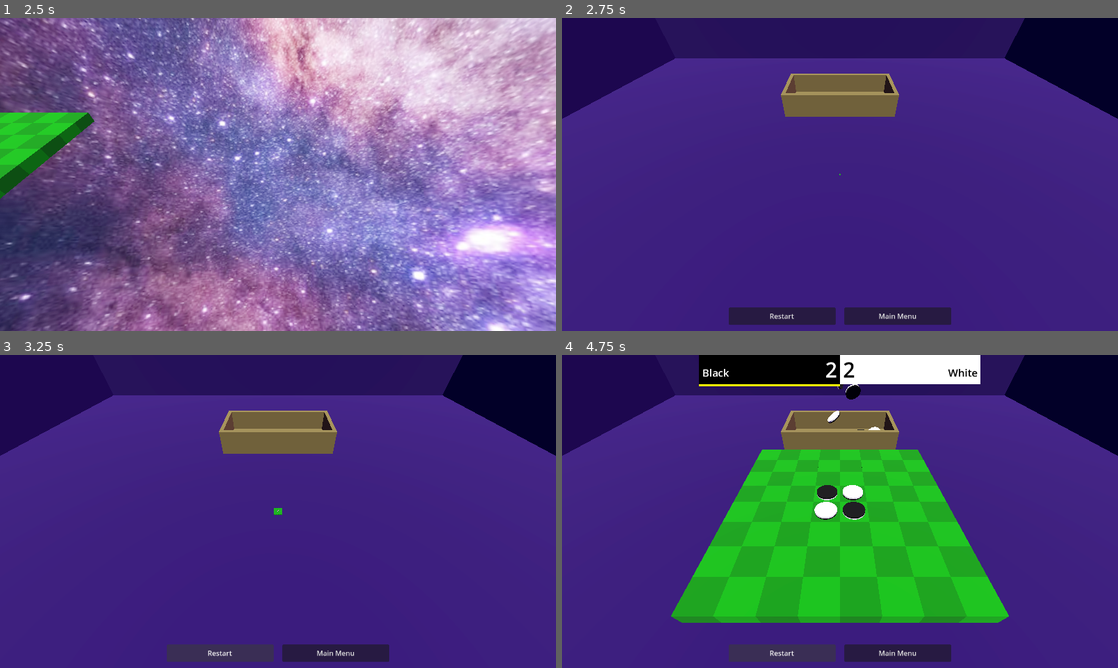
Above: before the commit, frames 1-4 (two rows, left to right).
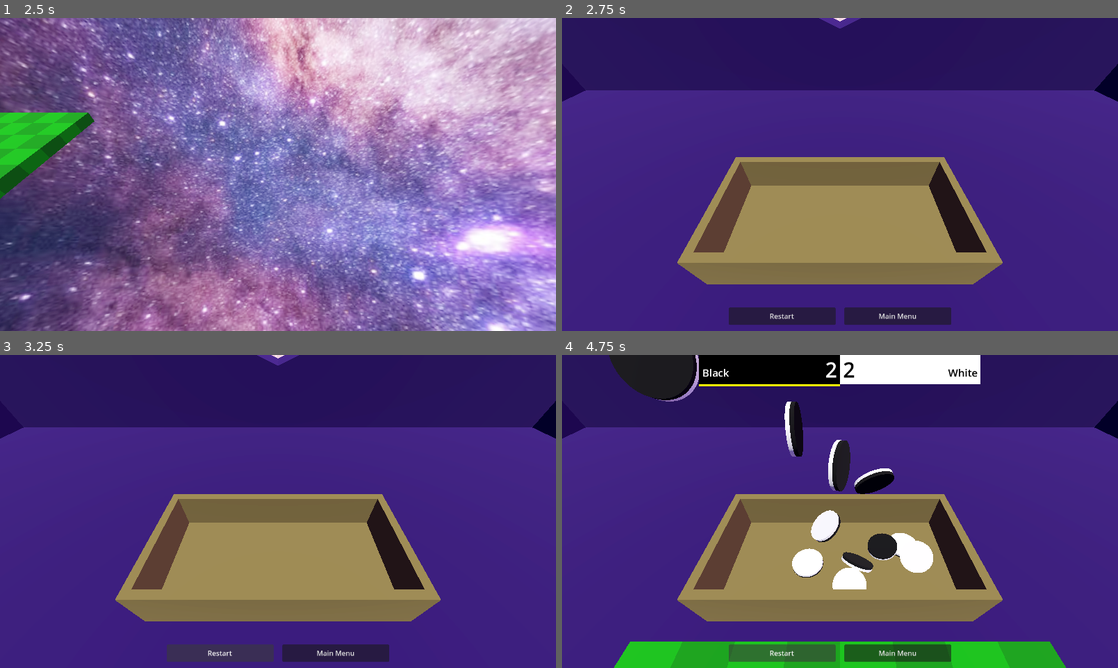
Above: after the commit, the same moments.

Repository: phrasmotica/othello
Game: Godot game, scene res://scenes/3d/main_menu_3d.tscn
The game is run twice, just before and just after one commit, with the same random seed, the same clock (stepped at 60 frames per second) and the same inputs.
Inputs (mouse positions are in pixels of both pictures, inside the frame that each line leads up to):
- Up to frame 1 (2.5 s): move the mouse to (400, 158) at 0.52 s; click (400, 158) at 0.67 s; click "Start Game" at 1.25 s; move the mouse to (166, 190) at 2.02 s; click (166, 190) at 2.17 s
- Up to frame 2 (2.75 s): no input
- Up to frame 3 (3.25 s): click "Restart" at 2.75 s
- Up to frame 4 (4.75 s): click "Restart" at 3.5 s; click "Restart" at 4.25 s

Frame 1 is identical in both runs. In frame 2, 33% of the frame differs, in the area x 0-100%, y 0-86%; in frame 3, 33%; in frame 4, 47%, in the area x 0-100%, y 0-100%.

Commit message:
Decouple the 3D game scene main light from the camera rig

Diff:
--- a/scenes/3d/game_3d.tscn
+++ b/scenes/3d/game_3d.tscn
@@ -19,6 +19,9 @@
 script = ExtResource("1_b1isx")
 
 [node name="WorldEnvironment" parent="." instance=ExtResource("2_myd6w")]
+
+[node name="DirectionalLight3D" type="DirectionalLight3D" parent="."]
+transform = Transform3D(1, 0, 0, 0, 0.382683, 0.92388, 0, -0.92388, 0.382683, 0, 20, 4)
 
 [node name="EntranceOrchestrator" type="Node" parent="." node_paths=PackedStringArray("board_entrance_animation", "score_ui")]
 unique_name_in_owner = true
@@ -46,6 +49,12 @@
 camera = NodePath("../Board3D/CameraRig/Camera3D")
 board = NodePath("../Board3D")
 
+[node name="PurpleRoom" parent="." instance=ExtResource("13_yr2oc")]
+
+[node name="CounterBox" parent="." instance=ExtResource("14_upf2v")]
+transform = Transform3D(1, 0, 0, 0, 1, 0, 0, 0, 1, 0, 2, -6)
+disable_environment = true
+
 [node name="Board3D" parent="." instance=ExtResource("2_2hvj3")]
 transform = Transform3D(1, 0, 0, 0, 1, 0, 0, 0, 1, 0, 2, 0)
 
@@ -55,9 +64,6 @@
 
 [node name="Camera3D" type="Camera3D" parent="Board3D/CameraRig"]
 transform = Transform3D(1, 0, 0, 0, -4.37114e-08, 1, 0, -1, -4.37114e-08, 0, 8, 0)
-
-[node name="DirectionalLight3D" type="DirectionalLight3D" parent="Board3D/CameraRig/Camera3D"]
-transform = Transform3D(1, 0, 0, 0, 0.92388, 0.382684, 0, -0.382684, 0.92388, 0, 3, 0)
 
 [node name="UICanvas" type="CanvasLayer" parent="Board3D/CameraRig/Camera3D"]
 
@@ -96,9 +102,3 @@
 offset_right = 319.0
 size_flags_horizontal = 0
 board = NodePath("../../../..")
-
-[node name="PurpleRoom" parent="." instance=ExtResource("13_yr2oc")]
-
-[node name="CounterBox" parent="." instance=ExtResource("14_upf2v")]
-transform = Transform3D(1, 0, 0, 0, 1, 0, 0, 0, 1, 0, 2, -6)
-disable_environment = true
